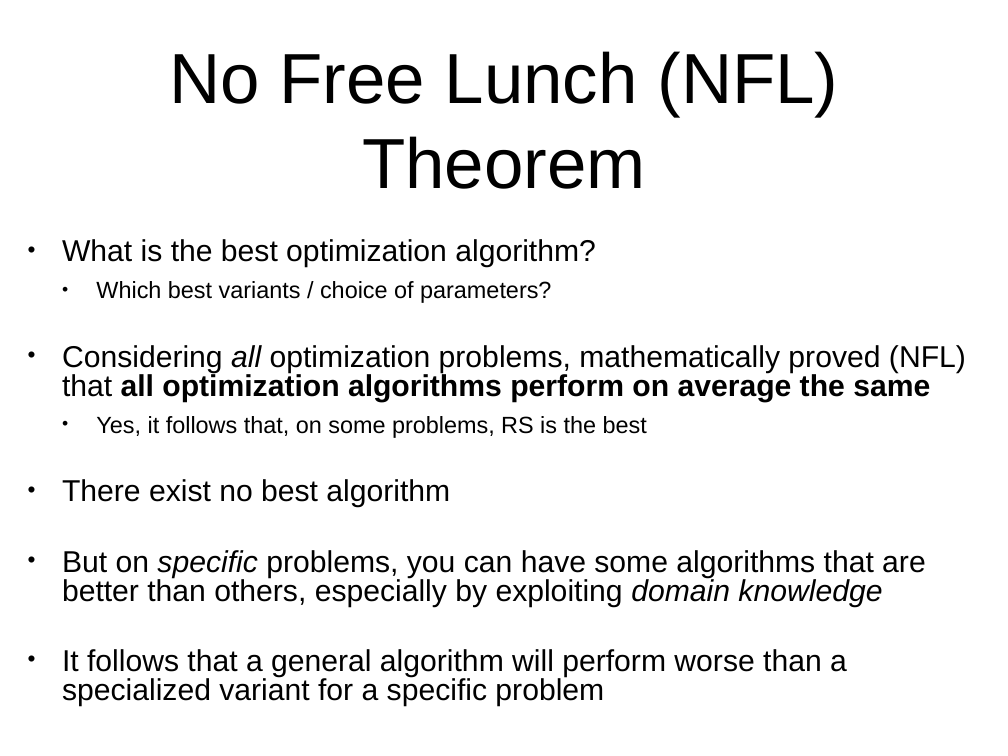
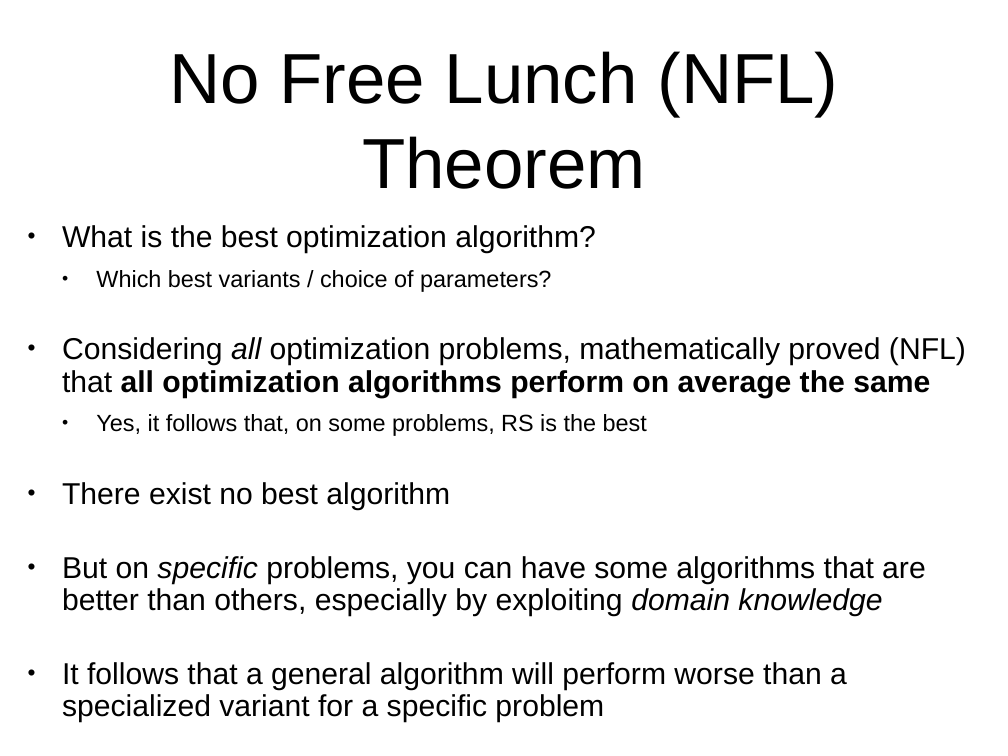
Before and after one commit to arcuri82/algorithms, a slide deck: slide 28 of docs/slides/10/10_optimization.pptx. Drawn at 1008x756 pixels with LibreOffice and Linux fonts; fonts in the diff are those of the drawing. Boxes give left, top, right and bottom in pixels: in the first picture for what was removed or moved away, otherwise in the second. Text is boxed around its words. In the diff, an @@ line names an element or a change of style, - is before the commit and + after.

```diff
--- a/docs/slides/10/10_optimization.pptx
+++ b/docs/slides/10/10_optimization.pptx
@@ text "What is the best optimization ..." at (62, 225, 966, 723): line spacing 0.8 to 0.9 @@
```
Also in this commit, not shown: 5 other slides changed, 22 other files.
